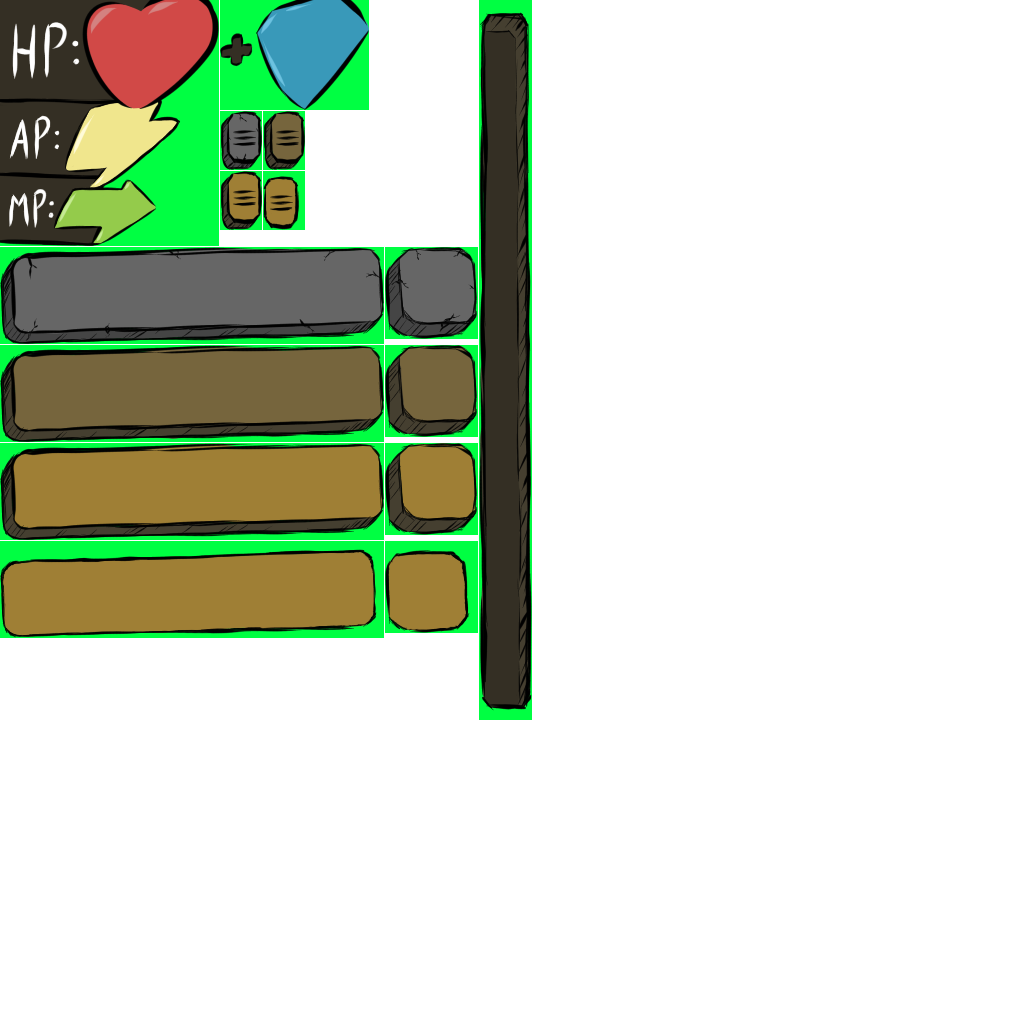
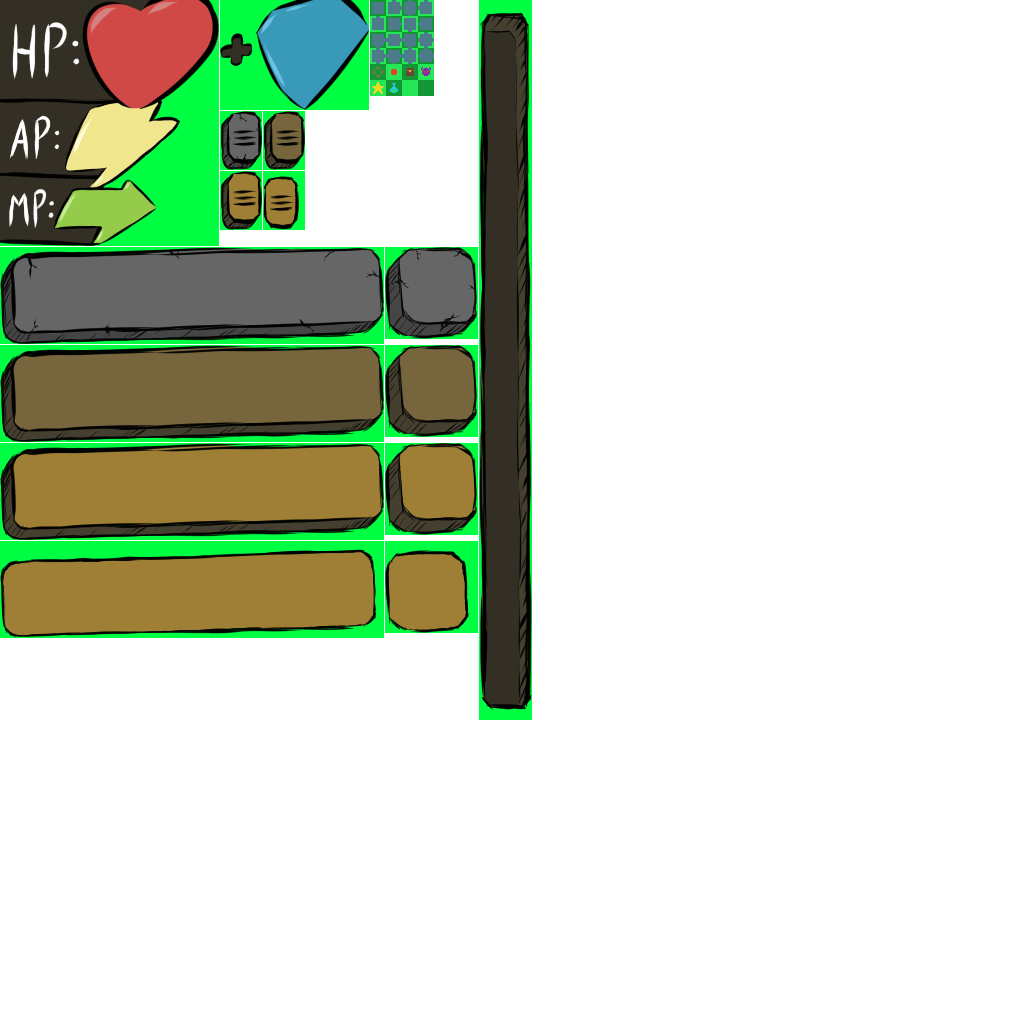
Layers edited between the first and the second 1024 x 1024 image:
painted on "Copier de Calque de dessin 4" (3rd of 4, in "slider") over bbox(370, 64, 434, 96)
painted on "Calque de dessin 3" over bbox(412, 0, 434, 96)
painted on "color" (2nd of 6, in "color") over bbox(412, 0, 434, 96)
painted on "color" (3rd of 6, in "color") over bbox(370, 0, 434, 96)
painted on "color" (4th of 6, in "color") over bbox(370, 0, 434, 96)
painted on "color" (5th of 6, in "color") over bbox(370, 64, 434, 96)
painted on "color" (6th of 6, in "color") over bbox(370, 64, 434, 96)
painted on "Calque de dessin 9" over bbox(370, 64, 434, 96)
added layer "miniMap" (1st of 2) above "greenScreen" over bbox(370, 0, 434, 96)
painted on "Copier de Calque de dessin 7" (1st of 3, in "greenScreen") over bbox(370, 0, 434, 96)
painted on "Calque de dessin 7" (2nd of 2, in "greenScreen") over bbox(370, 0, 434, 96)
painted on "Copier de Calque de dessin 7" (2nd of 3, in "greenScreen") over bbox(370, 64, 434, 96)
added layer "miniMap" (2nd of 2, in "greenScreen") in group "greenScreen" over bbox(370, 0, 434, 96)
